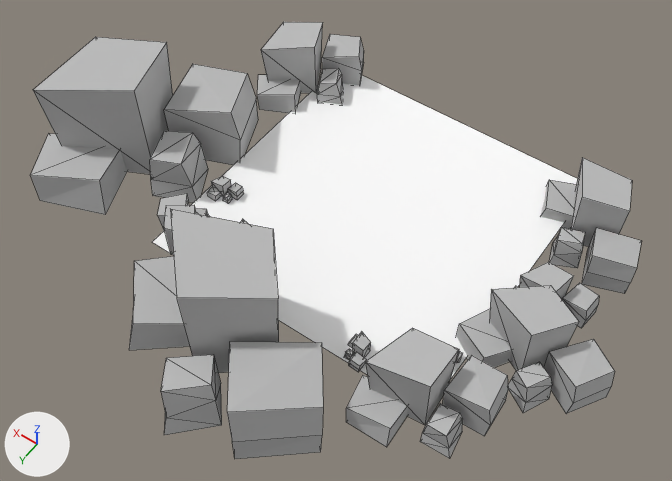
One commit to the Blender file assets/env.blend: the scene before it, then after it.
Rendered twice from a camera (50 mm lens) standing at (-15.8, 25.8, 36.3) and looking at (-0.1, 3.7, 1.7). Every picture has the same lights, and +X, +Y and +Z are marked at lower left. Mesh edges are drawn as thin lines.

Names of what the first picture shows: 'EA04_Rocks_Cuboids_01b.001', 'EA04_Rocks_Cuboids_01b.002', 'EA04_Rocks_Cuboids_01b.003', 'EA04_Rocks_Cuboids_01b.004', 'EA04_Rocks_Cuboids_01b.005', 'EA04_Rocks_Cuboids_01b.006', 'EA04_Rocks_Cuboids_01b.007', 'EA04_Rocks_Cuboids_01b.008', 'EA04_Rocks_Cuboids_01b.009', 'EA04_Rocks_Cuboids_01b.010', 'EA04_Rocks_Cuboids_01b.011', 'Plane'.
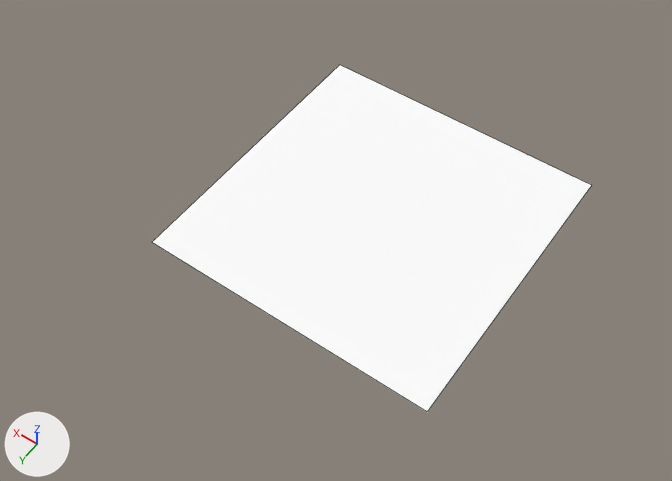
Changed parts and their boxes [x1, y1, x2, y2] in the pictures (672 x 481 px):
'EA04_Rocks_Cuboids_01b.006', deleted
    before: [129, 209, 323, 459]
'EA04_Rocks_Cuboids_01b.009', deleted
    before: [31, 37, 258, 215]
'EA04_Rocks_Cuboids_01b.008', deleted
    before: [346, 328, 508, 458]
'EA04_Rocks_Cuboids_01b.007', deleted
    before: [456, 285, 615, 414]
'EA04_Rocks_Cuboids_01b.003', deleted
    before: [540, 158, 641, 294]
'EA04_Rocks_Cuboids_01b.005', deleted
    before: [257, 22, 364, 113]
'EA04_Rocks_Cuboids_01b.002', deleted
    before: [515, 262, 599, 328]
'EA04_Rocks_Cuboids_01b.004', deleted
    before: [157, 193, 209, 254]
'EA04_Rocks_Cuboids_01b.010', deleted
    before: [344, 332, 371, 372]
'EA04_Rocks_Cuboids_01b.001', deleted
    before: [207, 176, 244, 204]
'EA04_Rocks_Cuboids_01b.011', deleted
    before: [456, 351, 463, 362]
'EA04_Rocks_Cuboids_01b', deleted
    before: [241, 219, 248, 224]

The change in detail:
Object 'EA04_Rocks_Cuboids_01b.009' (ob_ea04_rocks_cuboids_01b_009) is deleted.
Object 'EA04_Rocks_Cuboids_01b.008' (ob_ea04_rocks_cuboids_01b_008) is deleted.
Object 'EA04_Rocks_Cuboids_01b.007' (ob_ea04_rocks_cuboids_01b_007) is deleted.
Object 'EA04_Rocks_Cuboids_01b.006' (ob_ea04_rocks_cuboids_01b_006) is deleted.
Object 'EA04_Rocks_Cuboids_01b.005' (ob_ea04_rocks_cuboids_01b_005) is deleted.
Object 'EA04_Rocks_Cuboids_01b.004' (ob_ea04_rocks_cuboids_01b_004) is deleted.
Object 'EA04_Rocks_Cuboids_01b.003' (ob_ea04_rocks_cuboids_01b_003) is deleted.
Object 'EA04_Rocks_Cuboids_01b.002' (ob_ea04_rocks_cuboids_01b_002) is deleted.
Object 'EA04_Rocks_Cuboids_01b.001' (ob_ea04_rocks_cuboids_01b_001) is deleted.
Object 'EA04_Rocks_Cuboids_01b' (ob_ea04_rocks_cuboids_01b) is deleted.
Object 'EA04_Rocks_Cuboids_01b.011' (ob_ea04_rocks_cuboids_01b_011) is deleted.
Object 'EA04_Rocks_Cuboids_01b.010' (ob_ea04_rocks_cuboids_01b_010) is deleted.
